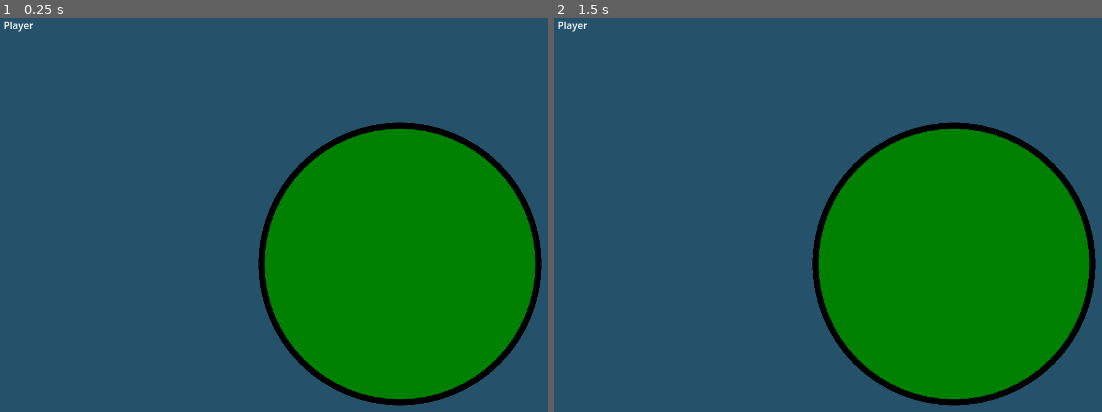
Above: before the commit, frames 1-2 (left to right).
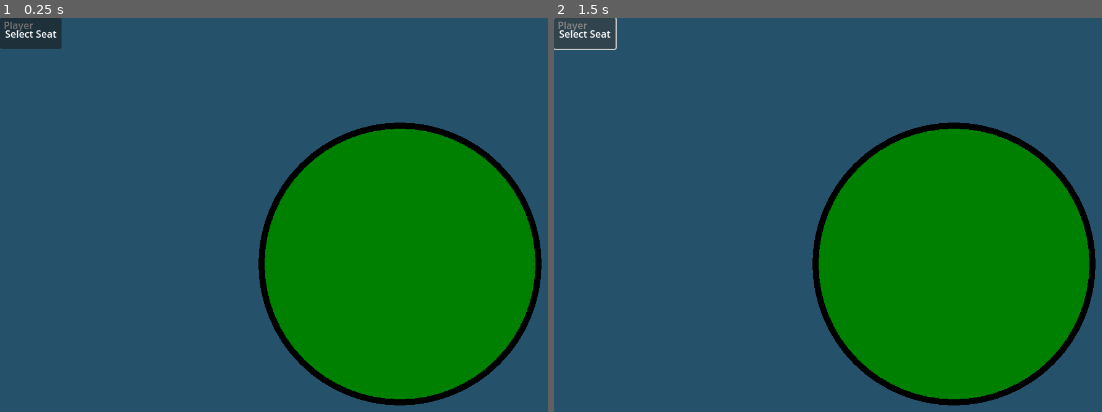
Above: after the commit, the same moments.

Repository: mikechuck/poker-game
Game: Godot game, scene res://scenes/main.tscn
Same seed, same stepped clock (60 frames per second), same inputs: the game is played once before the commit and once after it.
Inputs (mouse positions are in pixels of both pictures, inside the frame that each line leads up to):
- Up to frame 1 (0.25 s): no input
- Up to frame 2 (1.5 s): click (586, 33) at 0.5 s, where only the run after the commit has a clickable "[center] Select Seat [/center]"; click (586, 33) at 1.25 s, where only the run after the commit has a clickable "[center] Select Seat [/center]"

The runs differ from the first frame. In frame 1, 0.9% of the frame differs, in the area x 0-12%, y 0-8%; in frame 2, 0.9%, in the area x 0-12%, y 0-9%.

Commit message:
started player seat buttons and UI work

Diff:
--- a/scenes/player_ui.tscn
+++ b/scenes/UI/player_ui.tscn
@@ -1,9 +1,9 @@
 [gd_scene load_steps=2 format=3 uid="uid://dof81yg1jefa"]
 
-[ext_resource type="Script" uid="uid://b1jfi6ws60cfm" path="res://scripts/player_ui.gd" id="1_jkj6h"]
+[ext_resource type="Script" uid="uid://b1jfi6ws60cfm" path="res://scripts/UI/player_ui.gd" id="1_d6j1s"]
 
 [node name="PlayerUI" type="Node2D"]
-script = ExtResource("1_jkj6h")
+script = ExtResource("1_d6j1s")
 
 [node name="PlayerName" type="Node2D" parent="."]
 position = Vector2(5, 0)
--- /dev/null
+++ b/scenes/UI/seat_button.tscn
@@ -0,0 +1,31 @@
+[gd_scene load_steps=3 format=3 uid="uid://iksy47spcvoa"]
+
+[ext_resource type="Script" uid="uid://b7tklp2c7mnkj" path="res://scripts/UI/seat_button.gd" id="1_33enm"]
+[ext_resource type="Script" uid="uid://cifi0uxipxmd4" path="res://scripts/UI/select_seat_button.gd" id="2_4n56r"]
+
+[node name="SeatButton" type="Node2D"]
+script = ExtResource("1_33enm")
+
+[node name="SelectSeatButton" type="Button" parent="."]
+offset_right = 100.0
+offset_bottom = 50.0
+mouse_default_cursor_shape = 2
+script = ExtResource("2_4n56r")
+
+[node name="RichTextLabel" type="RichTextLabel" parent="SelectSeatButton"]
+layout_mode = 1
+anchors_preset = 14
+anchor_top = 0.5
+anchor_right = 1.0
+anchor_bottom = 0.5
+offset_top = -11.5
+offset_bottom = 11.5
+grow_horizontal = 2
+grow_vertical = 2
+mouse_filter = 2
+bbcode_enabled = true
+text = "[center] Select Seat [/center]
+"
+fit_content = true
+
+[connection signal="pressed" from="SelectSeatButton" to="SelectSeatButton" method="_on_pressed"]
--- a/scenes/main.tscn
+++ b/scenes/main.tscn
@@ -1,6 +1,6 @@
 [gd_scene load_steps=3 format=3 uid="uid://bv78nq7paqs7f"]
 
-[ext_resource type="Script" uid="uid://b7pkboiy8lcrw" path="res://scripts/table.gd" id="1_cfscn"]
+[ext_resource type="Script" uid="uid://b7pkboiy8lcrw" path="res://scripts/UI/table.gd" id="1_cfscn"]
 [ext_resource type="Script" uid="uid://t8a0fwy0ry0u" path="res://scripts/game_manager.gd" id="1_h2fnp"]
 
 [node name="main" type="Node2D"]
--- a/scripts/player_ui.gd
+++ b/scripts/UI/player_ui.gd
@@ -1,9 +1,13 @@
 extends Node2D
+
+@export var seat_select_button: PackedScene = preload("res://scenes/UI/seat_button.tscn")
 
 var player_data = null
 
 func _ready() -> void:
-	pass
+	var seat_select_button_instance = seat_select_button.instantiate()
+	add_child(seat_select_button_instance)
+	seat_select_button_instance.set_seat_number(1)
 
 func set_player_data(new_player_data):
 	player_data = new_player_data
--- /dev/null
+++ b/scripts/UI/seat_button.gd
@@ -0,0 +1,6 @@
+extends Node2D
+
+var seat_number = 0
+
+func set_seat_number(number):
+	seat_number = number
--- /dev/null
+++ b/scripts/UI/select_seat_button.gd
@@ -0,0 +1,10 @@
+extends Button
+
+var seat_number = 0
+
+func _on_pressed() -> void:
+	var seat_button_node = get_parent()
+	print("Seat number pressed: %s" % [seat_button_node.seat_number])
+
+func set_seat_number(number):
+	seat_number = number
--- a/scripts/game_manager.gd
+++ b/scripts/game_manager.gd
@@ -7,7 +7,7 @@
 
 ### Scenes
 @export var player_scene: PackedScene = preload("res://scenes/player.tscn")
-@export var player_ui_scene: PackedScene = preload("res://scenes/player_ui.tscn")
+@export var player_ui_scene: PackedScene = preload("res://scenes/UI/player_ui.tscn")
 
 ### Instantiated scenes
 var player_ui_instance = null
@@ -87,11 +87,6 @@
 	if (host_player == null):
 		host_player = connected_player
 		connected_player.is_host = true
-	var dict_connect_players = {}
-	for player_id in connected_players.keys():
-		dict_connect_players[player_id] = connected_players[player_id].to_dict()
-	update_connected_players_list.rpc(dict_connect_players)
-	#assign_player_data.rpc(id, connected_player)
 	print("Number of players connected: %s" % [connected_players.size()])
 
 func _on_peer_disconnected(id):
@@ -104,6 +99,7 @@
 	for seat in player_seats.values():
 		if seat.player_id == id:
 			seat.player_id = 0
+	update_connected_players_list.rpc(serialize_connected_players())
 	update_player_seats_list.rpc(serialize_player_seats())
 	print("Number of players connected: %s" % [connected_players.size()])
 
@@ -114,6 +110,8 @@
 @rpc("reliable", "any_peer")
 func client_request_player_data():
 	var connected_player = connected_players.get(multiplayer.get_remote_sender_id())
+	update_connected_players_list.rpc(serialize_connected_players())
+	update_player_seats_list.rpc(serialize_player_seats())
 	assign_player_data.rpc_id(connected_player.id, connected_player.to_dict())
 
 @rpc("reliable", "any_peer")
@@ -193,23 +191,22 @@
 
 @rpc("reliable", "call_remote")
 func update_connected_players_list(new_connected_players_list):
-	connected_players = {}
-	for id in new_connected_players_list:
-		connected_players[id] = ConnectedPlayer.from_dict(new_connected_players_list[id])
+	# Player has not finished setup process while another player connected,
+	# can't do anything with this data yet in that case
+	if (player_data != null):
+		connected_players = deserialize_connected_players(new_connected_players_list)
 
 @rpc("reliable", "call_remote")
 func update_player_seats_list(new_player_seats):
 	# Player has not finished setup process while another player connected,
 	# can't do anything with this data yet in that case
 	if (player_data != null):
-		print("%s | Got new seat list from server, queueing redraw" % [player_data.id])
-		#clear_drawn_player_nodes()
 		player_seats = deserialize_player_seats(new_player_seats)
 		redraw_players()
 		queue_redraw()
 
 
-###################################### Helper #############################################
+###################################### Helper Functions #############################################
 
 func set_player_seats():
 	for i in 8:
@@ -234,6 +231,18 @@
 		deserialized_player_seats[id] = PlayerSeat.from_dict(new_player_seats[id])
 	return deserialized_player_seats
 
+func serialize_connected_players() -> Dictionary:
+	var connected_players_dict = {}
+	for player_id in connected_players:
+		connected_players_dict[player_id] = connected_players[player_id].to_dict()
+	return connected_players_dict
+
+func deserialize_connected_players(new_connected_players) -> Dictionary[int, ConnectedPlayer]:
+	var deserialized_connected_players: Dictionary[int, ConnectedPlayer] = {}
+	for id in new_connected_players.keys():
+		deserialized_connected_players[id] = ConnectedPlayer.from_dict(new_connected_players[id])
+	return deserialized_connected_players
+
 func get_next_free_seat(seat_number):
 	var desired_seat = player_seats.get(seat_number)
 	if (desired_seat.player_id != 0):
Renamed: scripts/player_ui.gd.uid -> scripts/UI/player_ui.gd.uid
Not shown, added: scripts/UI/seat_button.gd.uid
Not shown, added: scripts/UI/select_seat_button.gd.uid
Renamed: scripts/table.gd -> scripts/UI/table.gd
Renamed: scripts/table.gd.uid -> scripts/UI/table.gd.uid
